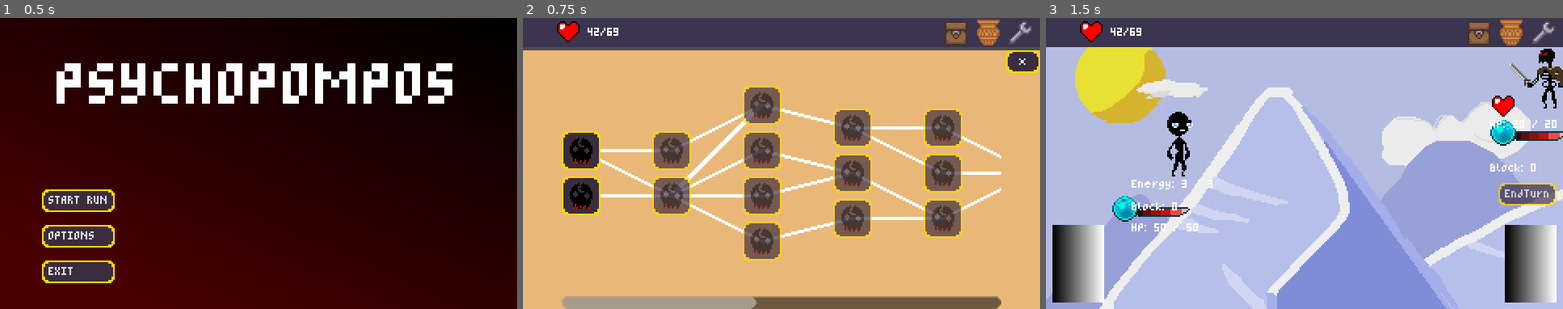
Above: before the commit, frames 1-3 (left to right).
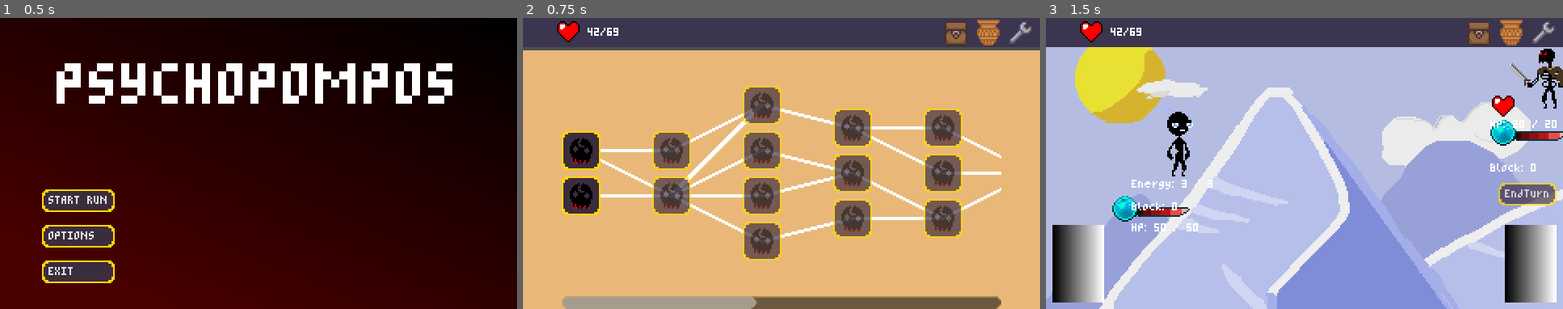
Above: after the commit, the same moments.

Repository: Morph1s/Psychopompos
Game: Godot game, scene res://scenes/main.tscn
The game is run twice, just before and just after one commit, with the same random seed, the same clock (stepped at 60 frames per second) and the same inputs.
Inputs (mouse positions are in pixels of both pictures, inside the frame that each line leads up to):
- Up to frame 1 (0.5 s): no input
- Up to frame 2 (0.75 s): click "START RUN" at 0.5 s
- Up to frame 3 (1.5 s): click (1102, 151) at 1.27 s

Frame 1 is identical in both runs. In frame 2, 0.5% of the frame differs, in the area x 93-100%, y 11-19%; in frame 3, nothing differs.

Commit message:
refactor: var rename, hide/show close button, unused code removal

Diff:
--- a/scenes/map/map.tscn
+++ b/scenes/map/map.tscn
@@ -59,6 +59,7 @@
 theme_override_constants/separation = 32
 
 [node name="ExitButton" type="Button" parent="TopMargin"]
+visible = false
 z_index = 2
 layout_mode = 2
 size_flags_horizontal = 8
--- a/scripts/battle/enemy_handler.gd
+++ b/scripts/battle/enemy_handler.gd
@@ -75,8 +75,3 @@
 
 func _on_enemy_exited(enemy):
 	card_handler.hovered_enemy_id = -1
-
-
-func _on_child_exiting_tree(node: Node) -> void:
-	if get_child_count() == 1:
-		print("gfukcgakuj")
--- a/scripts/custom_resources/entity_stats.gd
+++ b/scripts/custom_resources/entity_stats.gd
@@ -46,7 +46,7 @@
 	return new_entity
 
 func take_damage(damage_value: int) -> void:
-	if damage_value <= 0 or current_hitpoints == 0:
+	if damage_value <= 0:
 		return
 
 	var actual_damage: int = damage_value - block
@@ -60,7 +60,7 @@
 	block_changed.emit(block)
 
 func lose_hp(hp_loss) -> void:
-	if current_hitpoints == 0:
+	if current_hitpoints <= 0:
 		return
 	current_hitpoints -= hp_loss
 	# play take damage animation
--- a/scripts/map/map.gd
+++ b/scripts/map/map.gd
@@ -3,8 +3,8 @@
 
 signal encounter_selected(encounter_data)
 
-@onready var exit_button = $TopMargin/ExitButton
-@onready var hbox = $TopMargin/MapIconsMargin/MapScrollContainer/MapLayerContainer
+@onready var exit_button: Button = $TopMargin/ExitButton
+@onready var map_layer_container = $TopMargin/MapIconsMargin/MapScrollContainer/MapLayerContainer
 @onready var connection_drawer: MapConnectionDrawer = $TopMargin/MapIconsMargin/MapConnectionDrawer
 
 var encounter_icons: Array[Texture] = [
@@ -16,7 +16,13 @@
 var encounter_to_button: Dictionary = {}
 var current_encounter: Encounter
 var current_layer = 0
-var can_close: bool = false
+var can_close: bool = false:
+	set(value):
+		if value:
+			exit_button.show()
+		else:
+			exit_button.hide()
+		can_close = value
 
 func _process(_delta: float) -> void:
 	# update the connection lines on the map
@@ -24,7 +30,7 @@
 
 
 func load_layers(map_layers):
-	for child in hbox.get_children():
+	for child in map_layer_container.get_children():
 		child.queue_free()
 
 	# each layer gets a VBoxContainer for displaying its encounters
@@ -32,7 +38,7 @@
 		var layer_container = VBoxContainer.new()
 		layer_container.mouse_filter = Control.MOUSE_FILTER_IGNORE
 		layer_container.size_flags_vertical = Control.SIZE_SHRINK_CENTER
-		hbox.add_child(layer_container)
+		map_layer_container.add_child(layer_container)
 
 		for encounter: Encounter in layer.encounters:
 			var button = Button.new()
@@ -48,17 +54,17 @@
 	connection_drawer.set_connections(encounter_to_button)
 
 func lock_layer():
-	for button: Button in hbox.get_child(current_layer).get_children():
+	for button: Button in map_layer_container.get_child(current_layer).get_children():
 		var encounter = encounter_to_button.find_key(button)
 		button.disabled = true
 		if encounter == current_encounter:
 			button.modulate = Color(0.3, 0.3, 0.4)
 
 func unlock_next_encounters():
-	if current_layer >= hbox.get_child_count() - 1:
+	if current_layer >= map_layer_container.get_child_count() - 1:
 		return
 
-	for button in hbox.get_child(current_layer + 1).get_children():
+	for button in map_layer_container.get_child(current_layer + 1).get_children():
 		var encounter = encounter_to_button.find_key(button)
 		button.disabled = not current_encounter.connections_to.has(encounter)
 		# change the appearance of already visited or the current encounter
Not shown: 1 places in scenes/map/map.tscn that only renumber resources
